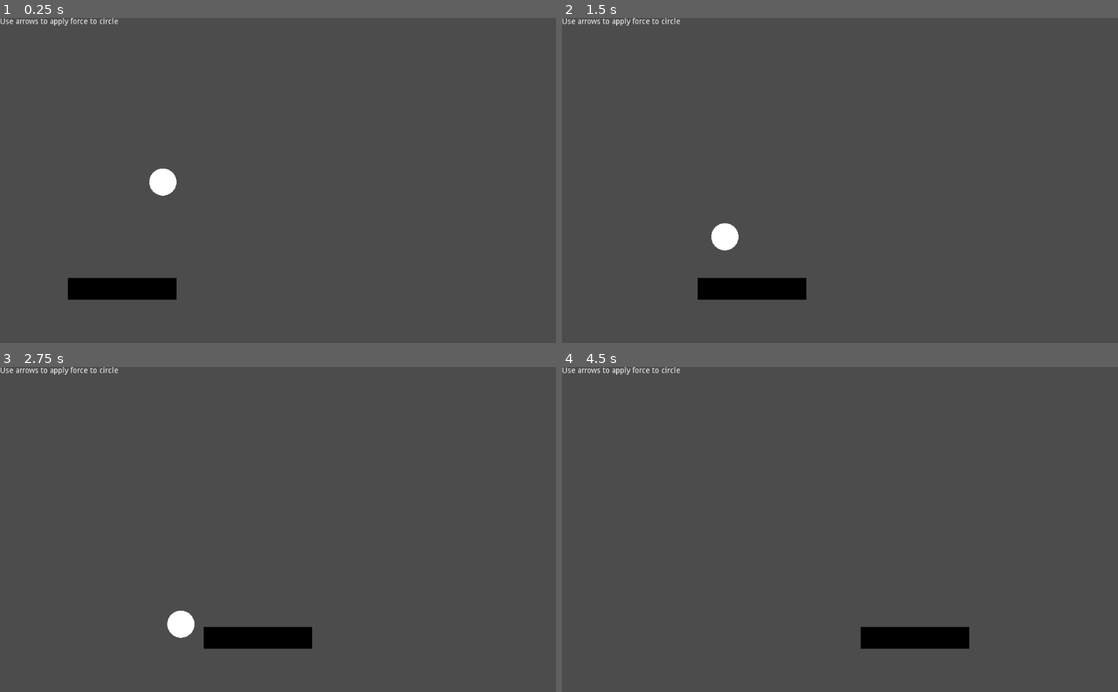
Above: before the commit, frames 1-4 (two rows, left to right).
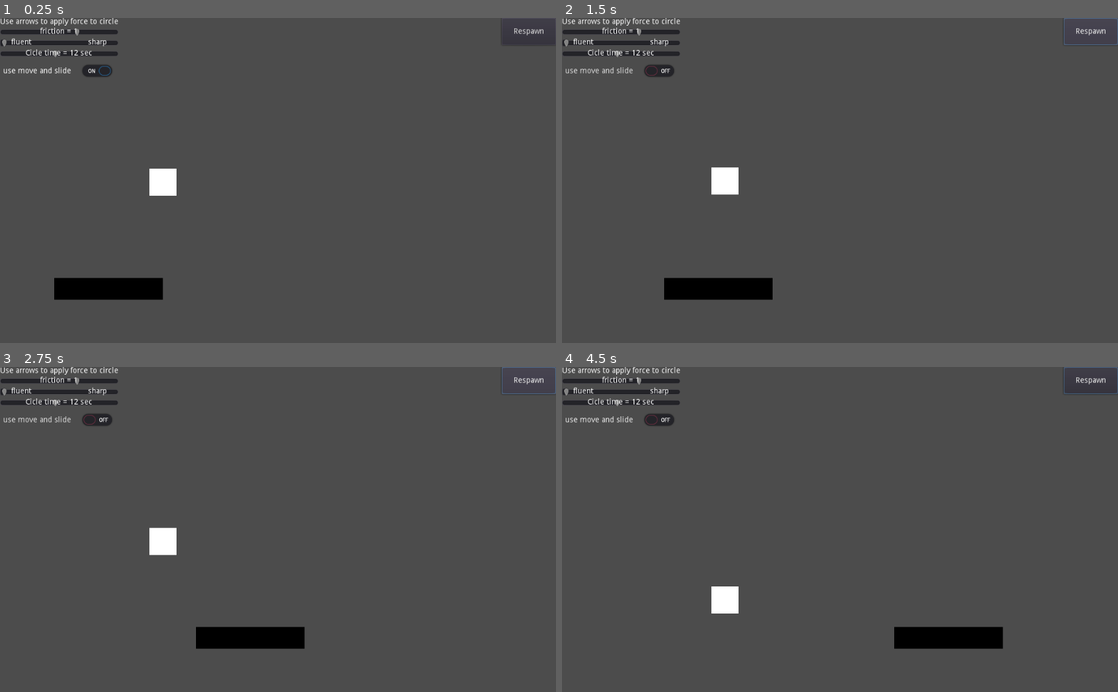
Above: after the commit, the same moments.

Repository: VardenTheOne/godot.KinematicBody2D-and-RigidBody2D-test
Game: Godot game, scene res://main.tscn
Two runs of this game, one before a commit and one after it. Both use one fixed random seed, a clock stepped at 60 frames per second and the inputs below.
Inputs (mouse positions are in pixels of both pictures, inside the frame that each line leads up to):
- Up to frame 1 (0.25 s): no input
- Up to frame 2 (1.5 s): click (623, 70) at 0.5 s, where only the run after the commit has a clickable "use move and slide"; click (1090, 31) at 1.25 s, where only the run after the commit has a clickable "Respawn"
- Up to frame 3 (2.75 s): click (528, 380) at 2 s, where only the run after the commit has a clickable "Respawn"
- Up to frame 4 (4.5 s): click (1090, 380) at 2.75 s, where only the run after the commit has a clickable "Respawn"; click (623, 419) at 3.5 s, where only the run after the commit has a clickable "use move and slide"; click (623, 419) at 4.25 s, where only the run after the commit has a clickable "use move and slide"

The runs differ from the first frame. In frame 1, 1.6% of the frame differs, in the area x 0-100%, y 2-87%; in frame 2, 2.8%, in the area x 0-100%, y 0-87%; in frame 3, 2.2%; in frame 4, 2.5%.

Commit message:
upgrade

Diff:
--- a/main.tscn
+++ b/main.tscn
@@ -1,32 +1,46 @@
-[gd_scene load_steps=7 format=2]
+[gd_scene load_steps=10 format=2]
 
 [sub_resource type="GDScript" id=1]
 script/source = "extends KinematicBody2D
 
 
-# Declare member variables here. Examples:
-# var a = 2
-# var b = \"text\"
 const xmin = 200
 const xmax = 800
+var x = 200
 var dir = 1
-
-
-# Called when the node enters the scene tree for the first time.
-func _ready():
-	pass # Replace with function body.
-
-
-# Called every frame. 'delta' is the elapsed time since the previous frame.
-#func _process(delta):
-#	pass
+var velocity
+var accel_coeff = 0
+var timer = 6
+var cicle = 12
+var use_move_and_slide = true
+
 
 func _physics_process(delta):
-	position.x += delta * dir * 100
-	if position.x < xmin:
-		dir = 1
-	elif position.x > xmax:
-		dir = -1
+	timer += delta
+	if timer > cicle:
+		timer -= cicle
+	var xsin = xmin + (xmax - xmin)/2  + (xmax - xmin) * cos(timer/(cicle/2) * PI) / 2
+	timer -= cicle/4 * 3
+
+	var xtriangle = xmin + (xmax - xmin)/2 + ((2 * ((xmax - xmin)/2)) / PI) * asin(sin(((2 * PI) / (cicle)) * timer))
+	if use_move_and_slide:
+		move_and_slide(Vector2((xsin * (1 - accel_coeff)) + (xtriangle * accel_coeff) - position.x, 0))
+	else:
+		position.x = (xsin * (1 - accel_coeff)) + (xtriangle * accel_coeff)
+
+	timer += cicle/4 * 3
+
+
+func _on_Acceleration_value_changed(value):
+	accel_coeff = value
+
+
+func _on_Speed_value_changed(value):
+	cicle = value
+
+
+func _on_CheckButton_toggled(button_pressed):
+	use_move_and_slide = button_pressed
 "
 
 [sub_resource type="RectangleShape2D" id=2]
@@ -36,25 +50,17 @@
 width = 200
 height = 40
 
-[sub_resource type="GDScript" id=4]
+[sub_resource type="PhysicsMaterial" id=4]
+rough = true
+
+[sub_resource type="GDScript" id=5]
 script/source = "extends RigidBody2D
 
-
-# Declare member variables here. Examples:
-# var a = 2
-# var b = \"text\"
-
-
-# Called when the node enters the scene tree for the first time.
-func _ready():
-	pass # Replace with function body.
 
 var force = Vector2(0,0)
 const maxforce = 200
-
-# Called every frame. 'delta' is the elapsed time since the previous frame.
-#func _process(delta):
-#	pass
+var should_reset = false
+
 
 func _physics_process(delta):
 	force = Vector2(0,0)
@@ -69,16 +75,52 @@
 		force.y += maxforce * delta
 
 	apply_central_impulse(force)
-"
-
-[sub_resource type="CircleShape2D" id=5]
-radius = 25.0
-
-[sub_resource type="SphereMesh" id=6]
-radius = 25.0
-height = 50.0
-
-[node name="Node2D" type="Node2D"]
+
+
+func _on_Friction_value_changed(value):
+	physics_material_override.friction = value
+
+
+func _on_Respawn_pressed():
+	should_reset = true
+
+
+func _integrate_forces(state):
+	if should_reset:
+		state.transform = Transform2D(0, Vector2(300, 300))
+		state.linear_velocity = Vector2(0, 0)
+		state.angular_velocity = 0
+		should_reset = false
+"
+
+[sub_resource type="RectangleShape2D" id=6]
+extents = Vector2( 25, 25 )
+
+[sub_resource type="QuadMesh" id=7]
+size = Vector2( 50, 50 )
+
+[sub_resource type="GDScript" id=8]
+script/source = "extends Label
+
+
+func _on_Friction_value_changed(value):
+	text = \"friction = \" + str(value)
+"
+
+[sub_resource type="GDScript" id=9]
+script/source = "extends Label
+
+
+func _on_Speed_value_changed(value):
+	text = \"Cicle time = \" + str(value) + \" sec\"
+"
+
+[node name="Control" type="Control"]
+anchor_right = 1.0
+anchor_bottom = 1.0
+__meta__ = {
+"_edit_use_anchors_": false
+}
 
 [node name="platform" type="KinematicBody2D" parent="."]
 position = Vector2( 200, 500 )
@@ -92,18 +134,121 @@
 
 [node name="RigidBody2D" type="RigidBody2D" parent="."]
 position = Vector2( 300, 300 )
-script = SubResource( 4 )
+physics_material_override = SubResource( 4 )
+can_sleep = false
+script = SubResource( 5 )
 
 [node name="CollisionShape2D" type="CollisionShape2D" parent="RigidBody2D"]
-shape = SubResource( 5 )
+shape = SubResource( 6 )
 
 [node name="MeshInstance2D" type="MeshInstance2D" parent="RigidBody2D"]
-mesh = SubResource( 6 )
-
-[node name="Label" type="Label" parent="."]
+mesh = SubResource( 7 )
+
+[node name="VBoxContainer" type="VBoxContainer" parent="."]
 margin_right = 40.0
+margin_bottom = 40.0
+__meta__ = {
+"_edit_use_anchors_": false
+}
+
+[node name="Label" type="Label" parent="VBoxContainer"]
+margin_right = 218.0
 margin_bottom = 14.0
 text = "Use arrows to apply force to circle"
 __meta__ = {
 "_edit_use_anchors_": false
 }
+
+[node name="Friction" type="HSlider" parent="VBoxContainer"]
+margin_top = 18.0
+margin_right = 218.0
+margin_bottom = 34.0
+focus_mode = 0
+max_value = 1.5
+step = 0.1
+value = 1.0
+scrollable = false
+__meta__ = {
+"_edit_use_anchors_": false
+}
+
+[node name="FrictionLabel" type="Label" parent="VBoxContainer/Friction"]
+margin_right = 218.0
+margin_bottom = 14.0
+text = "friction = 1"
+align = 1
+script = SubResource( 8 )
+__meta__ = {
+"_edit_use_anchors_": false
+}
+
+[node name="Acceleration" type="HSlider" parent="VBoxContainer"]
+margin_top = 38.0
+margin_right = 218.0
+margin_bottom = 54.0
+focus_mode = 0
+max_value = 1.0
+step = 0.01
+scrollable = false
+__meta__ = {
+"_edit_use_anchors_": false
+}
+
+[node name="AccelerationLabel" type="Label" parent="VBoxContainer/Acceleration"]
+margin_right = 218.0
+margin_bottom = 14.0
+text = "fluent                          sharp"
+align = 1
+__meta__ = {
+"_edit_use_anchors_": false
+}
+
+[node name="Speed" type="HSlider" parent="VBoxContainer"]
+margin_top = 58.0
+margin_right = 218.0
+margin_bottom = 74.0
+focus_mode = 0
+min_value = 5.0
+max_value = 20.0
+step = 0.1
+value = 12.0
+scrollable = false
+__meta__ = {
+"_edit_use_anchors_": false
+}
+
+[node name="SpeedLabel" type="Label" parent="VBoxContainer/Speed"]
+margin_right = 218.0
+margin_bottom = 14.0
+text = "Cicle time = 12 sec"
+align = 1
+script = SubResource( 9 )
+__meta__ = {
+"_edit_use_anchors_": false
+}
+
+[node name="CheckButton" type="CheckButton" parent="VBoxContainer"]
+margin_top = 78.0
+margin_right = 218.0
+margin_bottom = 118.0
+focus_mode = 0
+pressed = true
+enabled_focus_mode = 0
+text = "use move and slide"
+
+[node name="Respawn" type="Button" parent="."]
+anchor_left = 1.0
+anchor_right = 1.0
+margin_left = -100.0
+margin_bottom = 50.0
+text = "Respawn"
+__meta__ = {
+"_edit_use_anchors_": false
+}
+[connection signal="value_changed" from="VBoxContainer/Friction" to="VBoxContainer/Friction/FrictionLabel" method="_on_Friction_value_changed"]
+[connection signal="value_changed" from="VBoxContainer/Friction" to="RigidBody2D" method="_on_Friction_value_changed"]
+[connection signal="value_changed" from="VBoxContainer/Acceleration" to="platform" method="_on_Acceleration_value_changed"]
+[connection signal="value_changed" from="VBoxContainer/Speed" to="VBoxContainer/Speed/SpeedLabel" method="_on_Speed_value_changed"]
+[connection signal="value_changed" from="VBoxContainer/Speed" to="platform" method="_on_Speed_value_changed"]
+[connection signal="toggled" from="VBoxContainer/CheckButton" to="platform" method="_on_CheckButton_toggled"]
+[connection signal="pressed" from="Respawn" to="RigidBody2D" method="_on_Respawn_pressed"]
